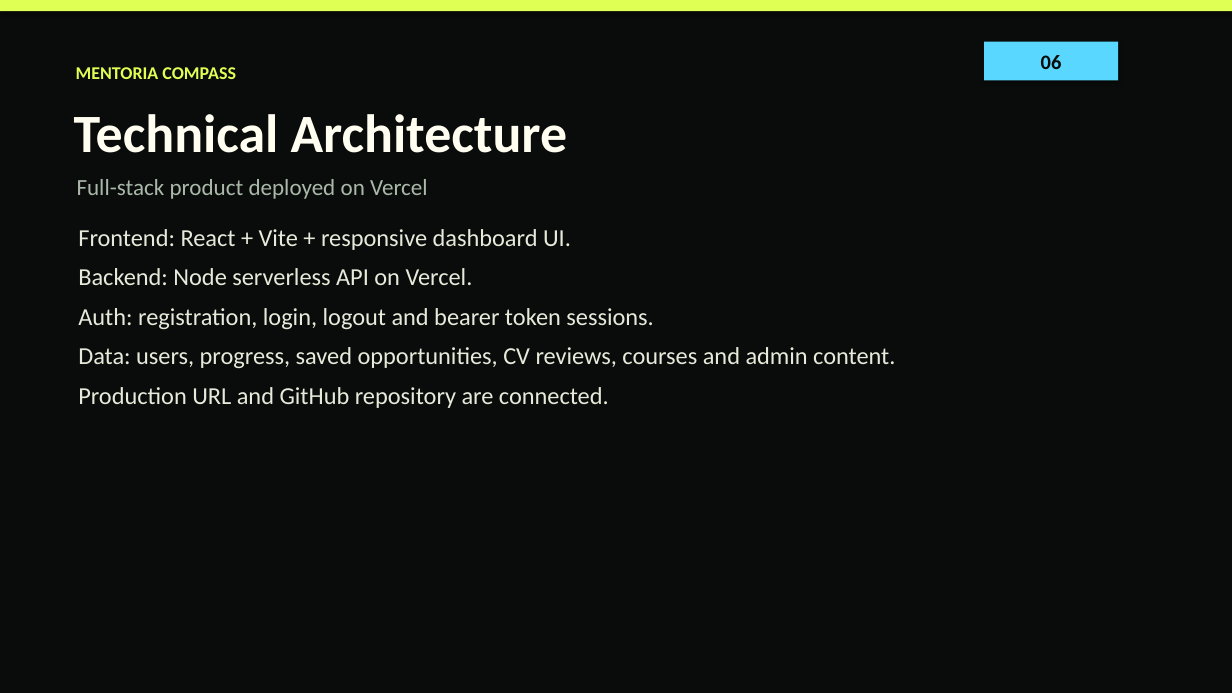
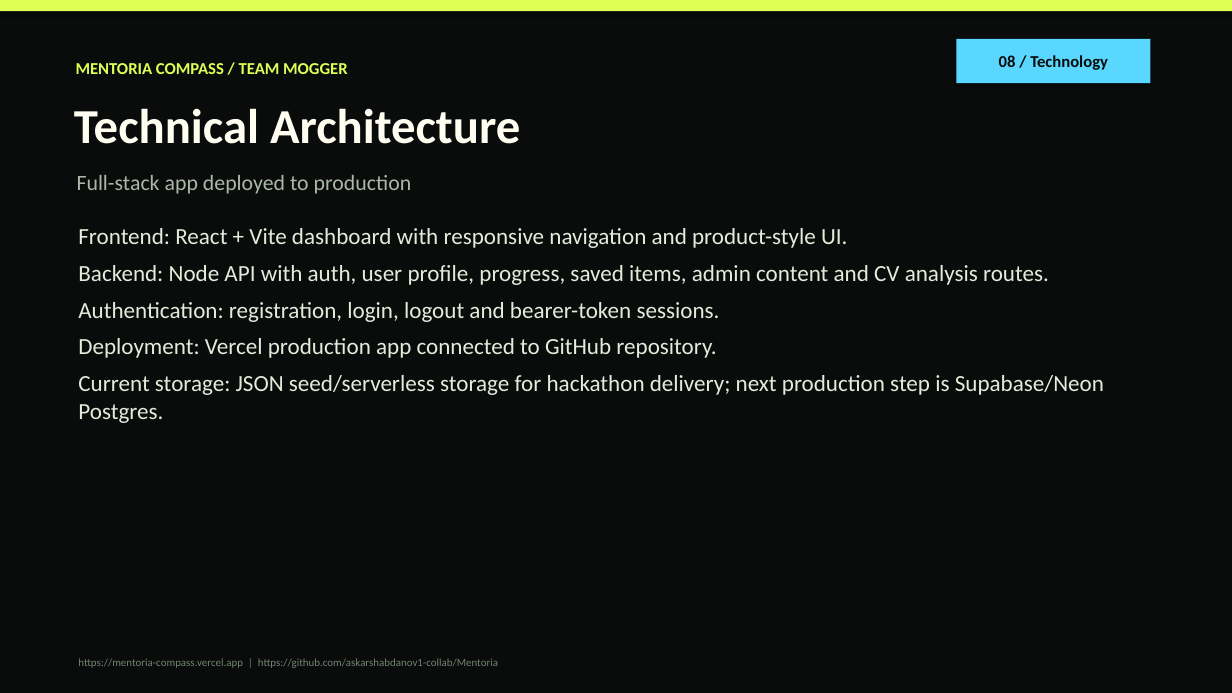
Before and after one commit to askarshabdanov1-collab/Mentoria, a slide deck: slide 8 of Mentoria_Compass_Mogger_Presentation.pptx (slide 6 before the commit). Drawn at 1232x693 pixels with LibreOffice and Linux fonts; fonts in the diff are those of the drawing. Boxes give left, top, right and bottom in pixels: in the first picture for what was removed or moved away, otherwise in the second. Text is boxed around its words. In the diff, an @@ line names an element or a change of style, - is before the commit and + after.

```diff
--- a/Mentoria_Compass_Mogger_Presentation.pptx
+++ b/Mentoria_Compass_Mogger_Presentation.pptx
@@ rectangle "08 / Technology": place and size @@
-rectangle "08 / Technology" at bbox=[984, 42, 1118, 80]
+rectangle "08 / Technology" at bbox=[957, 39, 1151, 83]
@@ text in rectangle at bbox=[999, 55, 1108, 70]: text changed; size 16 to 13 pt @@
-06
+08 / Technology
@@ text at bbox=[76, 63, 348, 74]: text changed; size 14 to 13 pt @@
-MENTORIA COMPASS
+MENTORIA COMPASS / TEAM MOGGER
@@ text "Technical Architecture" at bbox=[74, 108, 520, 144]: size 42 to 38 pt @@
@@ text at bbox=[77, 175, 412, 194]: text changed; size 18 to 17 pt @@
-Full-stack product deployed on Vercel
+Full-stack app deployed to production
@@ text at bbox=[78, 228, 1104, 423]: text changed; size 19 to 18 pt @@
-Frontend: React + Vite + responsive dashboard UI.
-Backend: Node serverless API on Vercel.
-Auth: registration, login, logout and bearer token sessions.
-Data: users, progress, saved opportunities, CV reviews, courses and admin content.
-Production URL and GitHub repository are connected.
+Frontend: React + Vite dashboard with responsive navigation and product-style UI.
+Backend: Node API with auth, user profile, progress, saved items, admin content and CV analysis routes.
+Authentication: registration, login, logout and bearer-token sessions.
+Deployment: Vercel production app connected to GitHub repository.
+Current storage: JSON seed/serverless storage for hackathon delivery; next production step is Supabase/Neon Postgres.
@@ text added at bbox=[78, 658, 498, 668], 8.5 pt, text #738472 @@
+https://mentoria-compass.vercel.app | https://github.com/askarshabdanov1-collab/Mentoria
```
Also in this commit, not shown: 4 other slides changed, 5 slides added, 2 slides removed, 1 other file.
